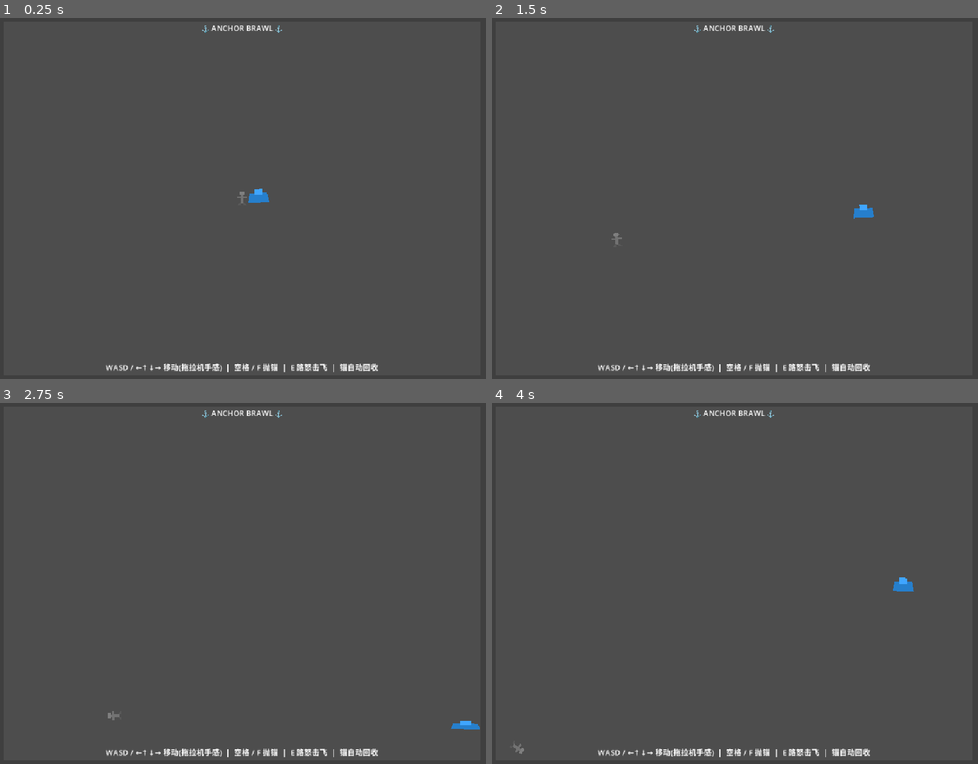
Above: before the commit, frames 1-4 (two rows, left to right).
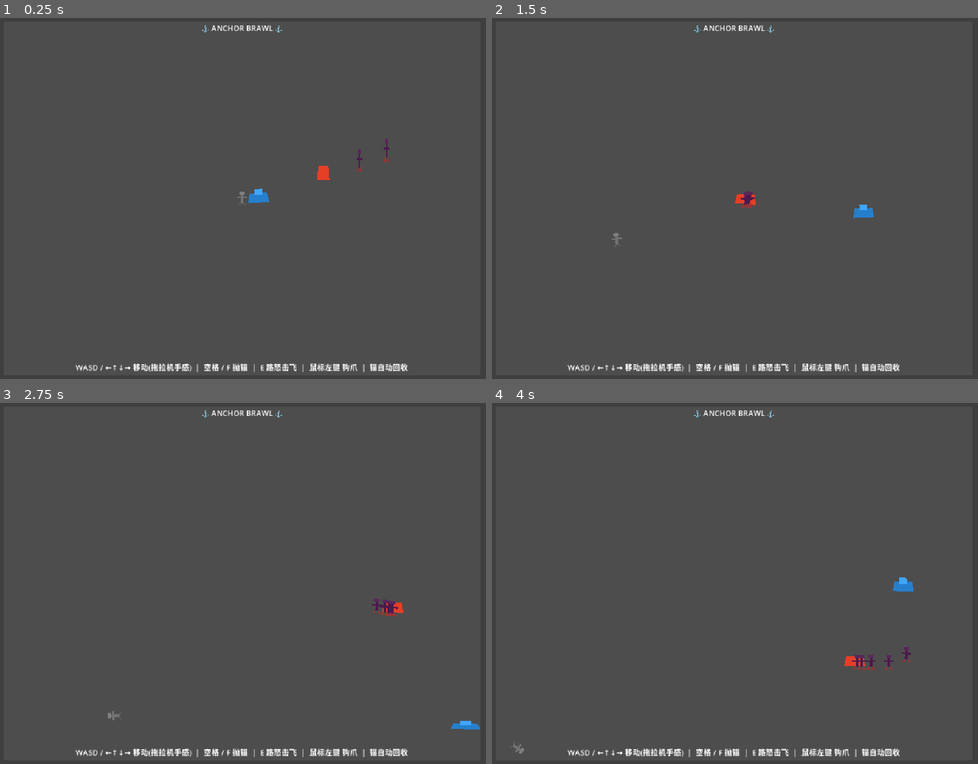
Above: after the commit, the same moments.

Repository: Yb-rabbit/2026_CIGA_Play
Game: Godot game, scene res://Main.tscn
Two runs of this game, one before a commit and one after it. Both use one fixed random seed, a clock stepped at 60 frames per second and the inputs below.
Inputs (mouse positions are in pixels of both pictures, inside the frame that each line leads up to):
- Up to frame 1 (0.25 s): no input
- Up to frame 2 (1.5 s): move the mouse to (841, 180) at 0.52 s; hold D (ui_right) 0.53-1.28 s; hold Space (ui_accept) 0.53-1.28 s; move the mouse to (637, 216) at 1.27 s; hold S (ui_down) from 1.28 s (still down); click (637, 216) at 1.35 s
- Up to frame 3 (2.75 s): tap Space (ui_accept) at 1.52, 1.55, 1.82, 2.3 s; move the mouse to (291, 500) at 2.02 s; release S (ui_down) at 2.03 s; hold D (ui_right) from 2.03 s (still down); hold E (horn) from 2.03 s (still down)
- Up to frame 4 (4 s): move the mouse to (710, 655) at 2.77 s; release D (ui_right) at 2.78 s; release E (horn) at 2.78 s; hold W (ui_up) 2.78-3.53 s; tap Space (ui_accept) at 2.85, 3.02, 3.32, 3.77, 3.8 s; move the mouse to (880, 637) at 3.52 s; press the mouse at (880, 637) at 3.53 s; hold A (ui_left) from 3.53 s (still down)

The runs differ from the first frame. In frame 1, 1.1% of the frame differs, in the area x 15-84%, y 33-99%; in frame 2, 1.1%; in frame 3, 1.1%; in frame 4, 1.2%, in the area x 15-87%, y 67-99%.

Commit message:
【测试】神秘大虫子2
1

Diff:
--- /dev/null
+++ b/2026cgj/AnchorWorm.tscn
@@ -0,0 +1,15 @@
+[gd_scene load_steps=2 format=3 uid="uid://cw3n7m8xp4l02"]
+
+[ext_resource type="Script" path="res://WormHead.gd" id="1_wormhead"]
+
+[node name="AnchorWorm" type="Node2D"]
+position = Vector2(300, -100)
+script = ExtResource("1_wormhead")
+
+[node name="HeadVisual" type="Polygon2D" parent="."]
+polygon = PackedVector2Array(-18, -12, 18, -12, 22, 8, -22, 8)
+color = Color(0.9, 0.25, 0.15, 1)
+
+[node name="LineTrail" type="Line2D" parent="."]
+width = 3.0
+default_color = Color(1.0, 0.0, 0.0, 0.6)
--- a/2026cgj/Main.tscn
+++ b/2026cgj/Main.tscn
@@ -1,8 +1,9 @@
-[gd_scene load_steps=8 format=3 uid="uid://dq8m7n3xp2ky1"]
+[gd_scene load_steps=9 format=3 uid="uid://dq8m7n3xp2ky1"]
 
 [ext_resource type="Script" path="res://ship.gd" id="1_ship"]
 [ext_resource type="Script" path="res://anchor.gd" id="2_anchor"]
 [ext_resource type="Script" path="res://ui.gd" id="3_ui"]
+[ext_resource type="PackedScene" path="res://AnchorWorm.tscn" id="4_worm"]
 
 [sub_resource type="RectangleShape2D" id="wall_h"]
 size = Vector2(1024, 16)
@@ -105,6 +106,8 @@
 polygon = PackedVector2Array(3, 8, 10, 14, 3, 14)
 color = Color(0.35, 0.35, 0.35, 1)
 
+[node name="AnchorWorm" parent="." instance=ExtResource("4_worm")]
+
 [node name="UI" type="CanvasLayer" parent="."]
 script = ExtResource("3_ui")
 
@@ -135,6 +138,6 @@
 offset_bottom = -12.0
 grow_horizontal = 2
 grow_vertical = 0
-text = "WASD / ←↑↓→ 移动(拖拉机手感)  |  空格 / F 抛锚  |  E 路怒击飞  |  锚自动回收"
+text = "WASD / ←↑↓→ 移动(拖拉机手感)  |  空格 / F 抛锚  |  E 路怒击飞  |  鼠标左键 钩爪  |  锚自动回收"
 horizontal_alignment = 1
 vertical_alignment = 1
--- /dev/null
+++ b/2026cgj/Segment.gd
@@ -0,0 +1,47 @@
+extends Node2D
+
+## 调色盘（复用 anchor 碰撞视觉）
+const CRAZY_COLORS := [Color.RED, Color.GREEN, Color.BLUE, Color.YELLOW, Color.MAGENTA]
+## 拟声词库
+const SOUND_WORDS := ["嘭！", "哎哟！", "Ouch!", "咚！", "嘎！"]
+
+var wobble_tween: Tween
+var has_bump_this_frame: bool = false
+
+func trigger_bump(body: Node) -> void:
+	if has_bump_this_frame:
+		return
+	has_bump_this_frame = true
+
+	# 鬼畜缩放
+	_do_wobble()
+
+	# 随机变色
+	modulate = CRAZY_COLORS[randi() % CRAZY_COLORS.size()]
+	var color_tween := create_tween()
+	color_tween.tween_property(self, "modulate", Color.WHITE, 0.5)
+
+	# 浮动拟声词
+	var label := Label.new()
+	label.text = SOUND_WORDS[randi() % SOUND_WORDS.size()]
+	label.font_size = 48
+	label.modulate = Color.ORANGE
+	if body:
+		label.position = (global_position + body.global_position) / 2.0
+	else:
+		label.position = global_position + Vector2(0, -20)
+	get_parent().get_parent().add_child(label)
+
+	var float_tween := create_tween()
+	float_tween.set_parallel(true)
+	float_tween.tween_property(label, "position", label.position + Vector2(0, -60), 0.8)
+	float_tween.tween_property(label, "modulate", Color.TRANSPARENT, 0.8)
+	float_tween.tween_callback(label.queue_free).set_delay(0.8)
+
+func _do_wobble() -> void:
+	if wobble_tween and wobble_tween.is_running():
+		wobble_tween.kill()
+	wobble_tween = create_tween()
+	wobble_tween.tween_property(self, "scale", Vector2(1.8, 0.3), 0.06)
+	wobble_tween.tween_property(self, "scale", Vector2(0.6, 1.4), 0.06)
+	wobble_tween.tween_property(self, "scale", Vector2(1.0, 1.0), 0.08)
--- /dev/null
+++ b/2026cgj/WormHead.gd
@@ -0,0 +1,277 @@
+extends Node2D
+
+## ============================================
+## 行为状态枚举
+## ============================================
+enum State { IDLE, PATROL, ATTACK }
+
+## ============================================
+## 可调参数
+## ============================================
+const SPEED := 120.0
+const LERP_FACTOR := 0.06
+const ATTACK_SPEED_MULT := 5.0
+const ATTACK_DURATION := 0.3
+const ATTACK_COOLDOWN := 1.5
+const ATTACK_RANGE := 300.0
+const PATROL_DIR_CHANGE := 5.0
+const SEGMENT_COUNT := 5
+const SEGMENT_SPACING := 48.0
+const HISTORY_STEP := 8
+const SEGMENT_RADIUS := 18.0
+
+## 包围盒（擂台中心 0,0，半宽 504，半高 376）
+const BOX_HW := 504.0
+const BOX_HH := 376.0
+const WALL_MARGIN := 150.0
+const WALL_FORCE := 800.0
+
+## ============================================
+## 预加载
+## ============================================
+var SegmentScript = preload("res://Segment.gd")
+
+## ============================================
+## 节点引用
+## ============================================
+@onready var line_trail: Line2D = $LineTrail
+var segments: Array[Node2D] = []
+var _query_circle: CircleShape2D
+
+## ============================================
+## 状态变量
+## ============================================
+var current_state: State = State.IDLE
+var position_history: Array = []
+var velocity := Vector2.ZERO
+var patrol_dir := Vector2.RIGHT
+var patrol_timer := 0.0
+var attack_timer := 0.0
+var attack_cooldown_timer := 0.0
+var attack_dir := Vector2.ZERO
+var idle_breathe_timer := 0.0
+
+## ============================================
+## 初始化
+## ============================================
+func _ready() -> void:
+	_query_circle = CircleShape2D.new()
+	_query_circle.radius = SEGMENT_RADIUS
+
+	for i in range(SEGMENT_COUNT):
+		var seg := Node2D.new()
+		seg.name = "Segment_" + str(i + 1)
+		seg.set_script(SegmentScript)
+		seg.global_position = global_position + Vector2(-(i + 1) * SEGMENT_SPACING, 0)
+		_add_anchor_polygons(seg, SEGMENT_RADIUS, true)
+		add_child(seg)
+		segments.append(seg)
+
+	# 预填充位置历史
+	var hist_size := SEGMENT_COUNT * HISTORY_STEP + HISTORY_STEP * 4
+	for _j in range(hist_size):
+		position_history.append(global_position)
+
+	if line_trail:
+		line_trail.clear_points()
+		for _j in range(60):
+			line_trail.add_point(to_local(global_position))
+
+## ============================================
+## 虫子版锚形多边形（暗紫+血红）
+## ============================================
+func _add_anchor_polygons(parent: Node2D, size: float, _is_worm: bool) -> void:
+	var s := size / 14.0
+	var ring_col := Color(0.35, 0.15, 0.35, 1)
+	var body_col := Color(0.3, 0.1, 0.3, 1)
+	var tip_col  := Color(0.6, 0.2, 0.2, 1)
+
+	_add_rect(parent, "Ring", Vector2(-4,-12)*s, Vector2(4,-7)*s, ring_col)
+	_add_rect(parent, "Shaft", Vector2(-2,-7)*s, Vector2(2,8)*s, body_col)
+	_add_rect(parent, "Crossbar", Vector2(-8,-3)*s, Vector2(8,0)*s, body_col)
+	_add_tri(parent, "FlukeL", [Vector2(-2,7)*s, Vector2(-8,12)*s, Vector2(-2,12)*s], tip_col)
+	_add_tri(parent, "FlukeR", [Vector2(2,7)*s, Vector2(8,12)*s, Vector2(2,12)*s], tip_col)
+
+func _add_rect(parent: Node2D, name_str: String, tl: Vector2, br: Vector2, col: Color) -> void:
+	var p := Polygon2D.new()
+	p.name = name_str
+	p.polygon = PackedVector2Array([tl, Vector2(br.x, tl.y), br, Vector2(tl.x, br.y)])
+	p.color = col
+	parent.add_child(p)
+
+func _add_tri(parent: Node2D, name_str: String, verts: Array, col: Color) -> void:
+	var p := Polygon2D.new()
+	p.name = name_str
+	p.polygon = PackedVector2Array(verts)
+	p.color = col
+	parent.add_child(p)
+
+## ============================================
+## 物理帧
+## ============================================
+func _physics_process(delta: float) -> void:
+	for seg in segments:
+		seg.has_bump_this_frame = false
+
+	match current_state:
+		State.IDLE:    _process_idle(delta)
+		State.PATROL:  _process_patrol(delta)
+		State.ATTACK:  _process_attack(delta)
+
+	_check_attack_trigger(delta)
+
+	rotation += randf_range(-0.008, 0.008)
+	velocity += Vector2(randf_range(-10.0, 10.0), randf_range(-10.0, 10.0)) * delta
+
+	# --- 避墙：在位置更新之前修正速度方向 ---
+	_steer_away_from_walls(delta)
+
+	global_position += velocity * delta
+
+	_hard_clamp()
+
+	_update_history()
+	_update_segments()
+	_update_trail()
+	_check_segment_wall_collisions()
+
+## ============================================
+## 避墙 —— 核心逻辑
+## ============================================
+func _steer_away_from_walls(delta: float) -> void:
+	var p := global_position
+	var steer := Vector2.ZERO
+
+	if p.x < -BOX_HW + WALL_MARGIN:
+		steer.x += smoothstep(-BOX_HW + WALL_MARGIN, -BOX_HW, p.x)
+	elif p.x > BOX_HW - WALL_MARGIN:
+		steer.x -= smoothstep(BOX_HW - WALL_MARGIN, BOX_HW, p.x)
+
+	if p.y < -BOX_HH + WALL_MARGIN:
+		steer.y += smoothstep(-BOX_HH + WALL_MARGIN, -BOX_HH, p.y)
+	elif p.y > BOX_HH - WALL_MARGIN:
+		steer.y -= smoothstep(BOX_HH - WALL_MARGIN, BOX_HH, p.y)
+
+	if steer.length() > 0.001:
+		# 将当前速度向避让方向旋转，而非直接叠加
+		var target_dir := steer.normalized()
+		var current_dir := velocity.normalized() if velocity.length() > 0.01 else target_dir
+		var blended := current_dir.lerp(target_dir, clamp(WALL_FORCE * delta, 0.0, 1.0)).normalized()
+		velocity = blended * velocity.length()
+
+func _hard_clamp() -> void:
+	const HW := BOX_HW - 12.0
+	const HH := BOX_HH - 12.0
+	var p := global_position
+	var hit := false
+	if p.x < -HW:
+		global_position.x = -HW
+		velocity.x = abs(velocity.x) * 0.3
+		hit = true
+	elif p.x > HW:
+		global_position.x = HW
+		velocity.x = -abs(velocity.x) * 0.3
+		hit = true
+	if p.y < -HH:
+		global_position.y = -HH
+		velocity.y = abs(velocity.y) * 0.3
+		hit = true
+	elif p.y > HH:
+		global_position.y = HH
+		velocity.y = -abs(velocity.y) * 0.3
+		hit = true
+	if hit and segments.size() > 0:
+		segments[0].trigger_bump(null)
+
+## ============================================
+## 行为
+## ============================================
+func _process_idle(delta: float) -> void:
+	idle_breathe_timer += delta
+	var breathe := sin(idle_breathe_timer * 2.0) * 0.03 + 1.0
+	scale = Vector2(breathe, 1.0 / breathe)
+	velocity = velocity.lerp(Vector2.ZERO, 0.04)
+
+func _process_patrol(delta: float) -> void:
+	patrol_timer += delta
+	if patrol_timer >= PATROL_DIR_CHANGE + randf() * 2.0:
+		patrol_timer = 0.0
+		var rng := RandomNumberGenerator.new()
+		rng.randomize()
+		patrol_dir = Vector2.RIGHT.rotated(rng.randf_range(0.0, TAU))
+
+	velocity = velocity.lerp(patrol_dir * SPEED, LERP_FACTOR)
+
+func _process_attack(delta: float) -> void:
+	attack_timer -= delta
+	if attack_timer > 0.0:
+		velocity = attack_dir * SPEED * ATTACK_SPEED_MULT
+		scale = Vector2(0.6, 1.5)
+	else:
+		scale = scale.lerp(Vector2.ONE, 0.15)
+		velocity = velocity.lerp(Vector2.ZERO, 0.08)
+		if attack_cooldown_timer <= 0.0 and velocity.length() < 3.0:
+			current_state = State.PATROL
+	attack_cooldown_timer -= delta
+
+func _check_attack_trigger(delta: float) -> void:
+	if current_state == State.ATTACK:
+		return
+	if attack_cooldown_timer > 0.0:
+		attack_cooldown_timer -= delta
+		return
+	var player := get_node_or_null("/root/Main/Ship")
+	if player and global_position.distance_to(player.global_position) <= ATTACK_RANGE:
+		attack_dir = (player.global_position - global_position).normalized()
+		attack_timer = ATTACK_DURATION
+		attack_cooldown_timer = ATTACK_COOLDOWN
+		current_state = State.ATTACK
+
+## ============================================
+## 位置历史 & 追踪 & 拖尾
+## ============================================
+func _update_history() -> void:
+	position_history.push_front(global_position)
+	while position_history.size() > SEGMENT_COUNT * HISTORY_STEP + HISTORY_STEP * 4:
+		position_history.pop_back()
+
+func _update_segments() -> void:
+	for i in range(segments.size()):
+		var idx := (i + 1) * HISTORY_STEP
+		if idx < position_history.size():
+			segments[i].global_position = position_history[idx]
+
+func _update_trail() -> void:
+	if not line_trail:
+		return
+	line_trail.add_point(to_local(global_position), 0)
+	while line_trail.get_point_count() > 60:
+		line_trail.remove_point(line_trail.get_point_count() - 1)
+
+## ============================================
+## 节段墙壁碰撞检测
+## ============================================
+func _check_segment_wall_collisions() -> void:
+	if segments.is_empty():
+		return
+	var world := get_world_2d()
+	if not world:
+		return
+	var space_state := world.direct_space_state
+
+	var query := PhysicsShapeQueryParameters2D.new()
+	query.shape = _query_circle
+	query.collide_with_bodies = true
+	query.collide_with_areas = false
+	query.collision_mask = 1
+
+	for seg in segments:
+		if seg.has_bump_this_frame:
+			continue
+		query.transform = Transform2D(0.0, seg.global_position)
+		var results = space_state.intersect_shape(query)
+		for result in results:
+			var collider = result.get("collider", null)
+			if collider is StaticBody2D:
+				seg.trigger_bump(collider)
+				break
--- a/2026cgj/project.godot
+++ b/2026cgj/project.godot
@@ -11,17 +11,19 @@
 [application]
 
 config/name="2026CGJ"
+run/main_scene="res://Main.tscn"
 config/features=PackedStringArray("4.7", "Forward Plus")
 config/icon="res://icon.svg"
 
-run/main_scene="res://Main.tscn"
+[debug]
+
+file_logging/enable_file_logging=true
 
 [display]
 
 window/size/viewport_width=1024
 window/size/viewport_height=768
 window/stretch/mode="canvas_items"
-window/stretch/aspect="keep"
 
 [editor_plugins]
 
@@ -29,6 +31,12 @@
 
 [input]
 
+ui_accept={
+"deadzone": 0.5,
+"events": [Object(InputEventKey,"resource_local_to_scene":false,"resource_name":"","device":-1,"window_id":0,"alt_pressed":false,"shift_pressed":false,"ctrl_pressed":false,"meta_pressed":false,"pressed":false,"keycode":32,"physical_keycode":32,"key_label":32,"unicode":32,"location":0,"echo":false,"script":null)
+, Object(InputEventKey,"resource_local_to_scene":false,"resource_name":"","device":-1,"window_id":0,"alt_pressed":false,"shift_pressed":false,"ctrl_pressed":false,"meta_pressed":false,"pressed":false,"keycode":70,"physical_keycode":70,"key_label":70,"unicode":102,"location":0,"echo":false,"script":null)
+]
+}
 ui_left={
 "deadzone": 0.5,
 "events": [Object(InputEventKey,"resource_local_to_scene":false,"resource_name":"","device":-1,"window_id":0,"alt_press …(193 unchanged characters)…
@@ -53,12 +61,6 @@
 , Object(InputEventKey,"resource_local_to_scene":false,"resource_name":"","device":-1,"window_id":0,"alt_pressed":false …(198 unchanged characters)…
 ]
 }
-ui_accept={
-"deadzone": 0.5,
-"events": [Object(InputEventKey,"resource_local_to_scene":false,"resource_name":"","device":-1,"window_id":0,"alt_pressed":false,"shift_pressed":false,"ctrl_pressed":false,"meta_pressed":false,"pressed":false,"keycode":32,"physical_keycode":32,"key_label":32,"unicode":32,"location":0,"echo":false,"script":null)
-, Object(InputEventKey,"resource_local_to_scene":false,"resource_name":"","device":-1,"window_id":0,"alt_pressed":false,"shift_pressed":false,"ctrl_pressed":false,"meta_pressed":false,"pressed":false,"keycode":70,"physical_keycode":70,"key_label":70,"unicode":102,"location":0,"echo":false,"script":null)
-]
-}
 horn={
 "deadzone": 0.5,
 "events": [Object(InputEventKey,"resource_local_to_scene":false,"resource_name":"","device":-1,"window_id":0,"alt_press …(194 unchanged characters)…
@@ -70,13 +72,8 @@
 ]
 }
 
-[debug]
-
-file_logging/enable_file_logging=true
-
 [physics]
 
-common/physics_ticks_per_second=60
 3d/physics_engine="Jolt Physics"
 
 [rendering]
Not shown, added: 2026cgj/Segment.gd.uid
Not shown, added: 2026cgj/WormHead.gd.uid
